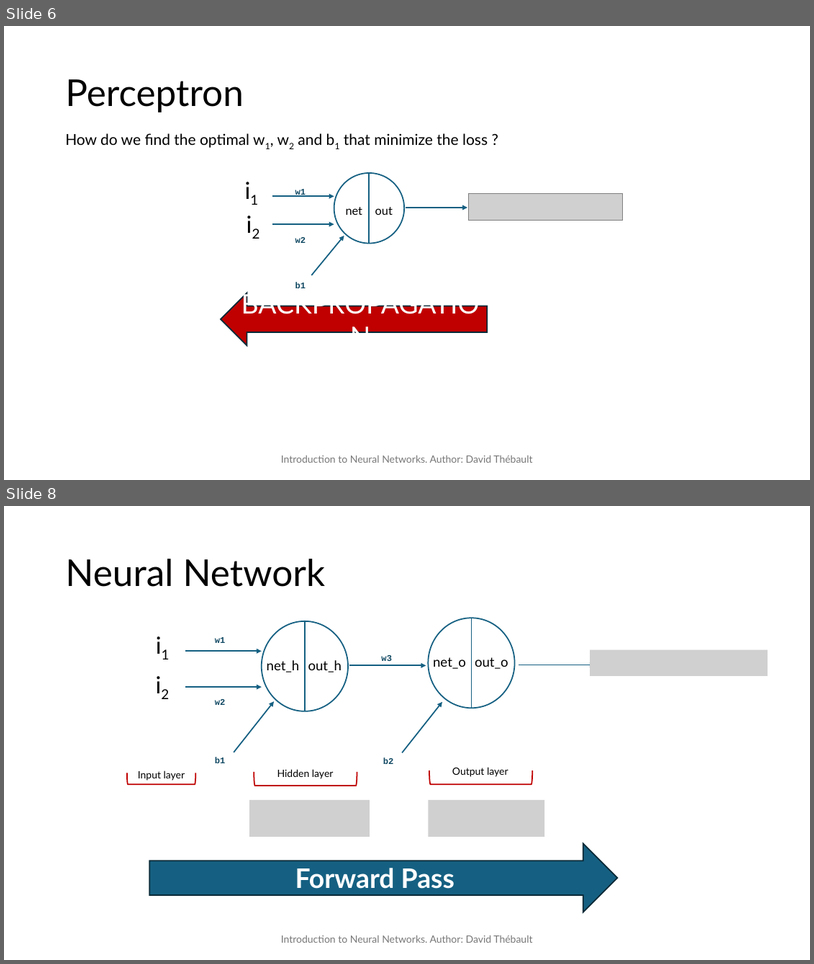
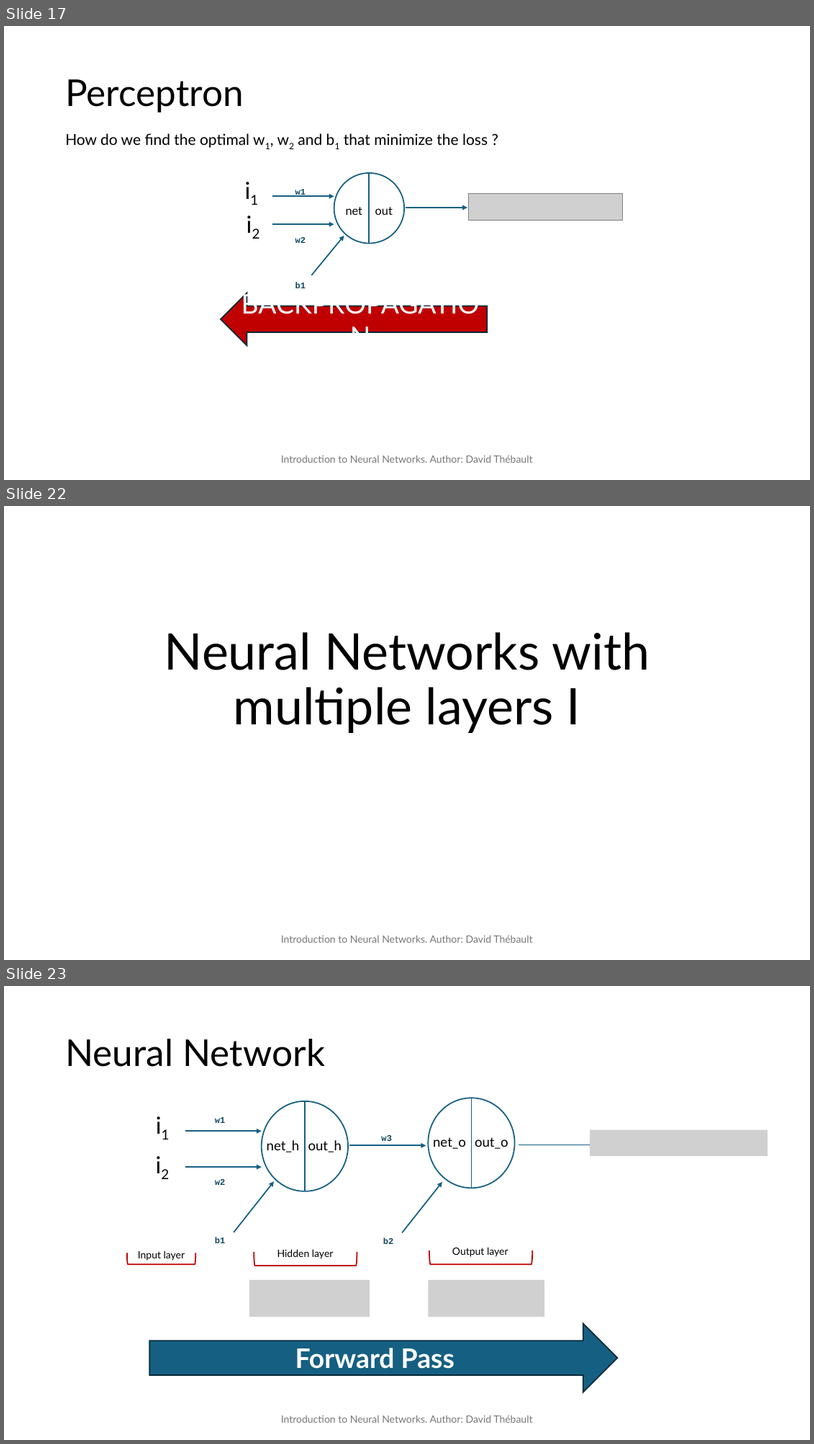
Before and after one commit to David-Tbo/NN, a slide deck: PPT/Intro_NN.pptx. Shown one above the other, each under a label of ours: slides 6 and 8 before the commit, slides 17, 22 and 23 after it; the slides between them are not shown. The pictures are 814x964 and 814x1444 pixels, drawn with LibreOffice and Linux fonts; fonts in the diff are those of the drawing; grey boxes stand for pictures. Boxes give left, top, right and bottom in pixels: in the first picture for what was removed or moved away, otherwise in the second. Text is boxed around its words. In the diff, an @@ line names an element or a change of style, - is before the commit and + after.

```diff
--- a/PPT/Intro_NN.pptx
+++ b/PPT/Intro_NN.pptx
@@ slide 22 added at (4, 506, 810, 960), background #FFFFFF @@
@@ title added at (165, 632, 650, 733), 60 pt, text #000000 @@
+Neural Networks with multiple layers I
@@ text added at (281, 934, 532, 942), 12 pt, text #797979 @@
+Introduction to Neural Networks. Author: David Thébault
@@ what was slide 6 is now slide 17 @@
@@ what was slide 8 is now slide 23 @@
```
Also in this commit, not shown: 5 slides changed, 17 other slides added.
